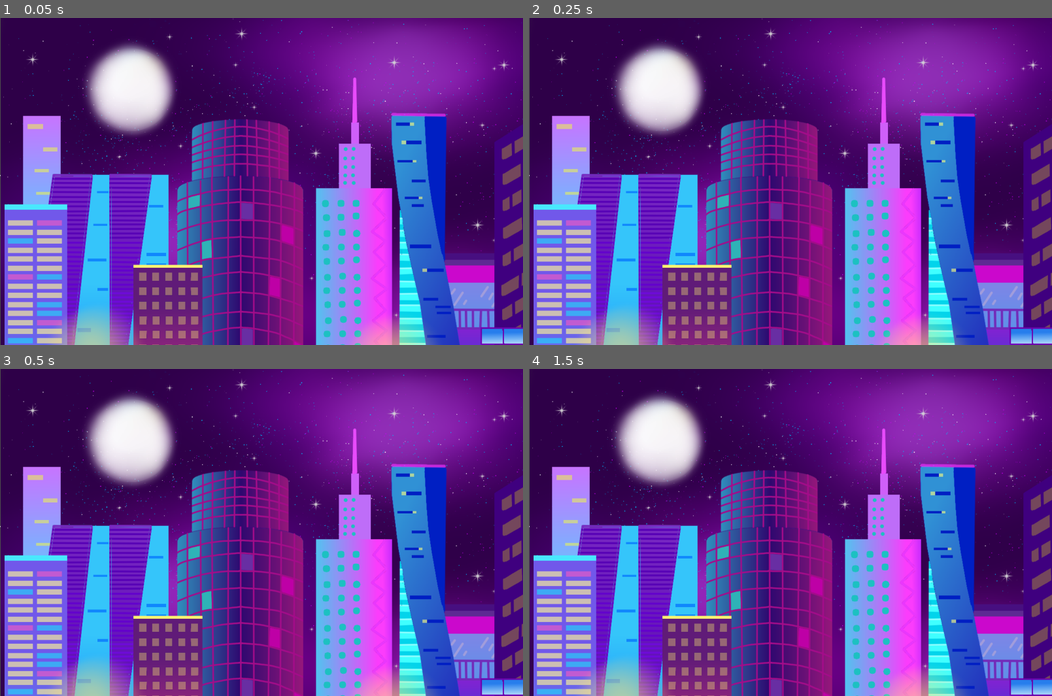
Above: before the commit, frames 1-4 (two rows, left to right).
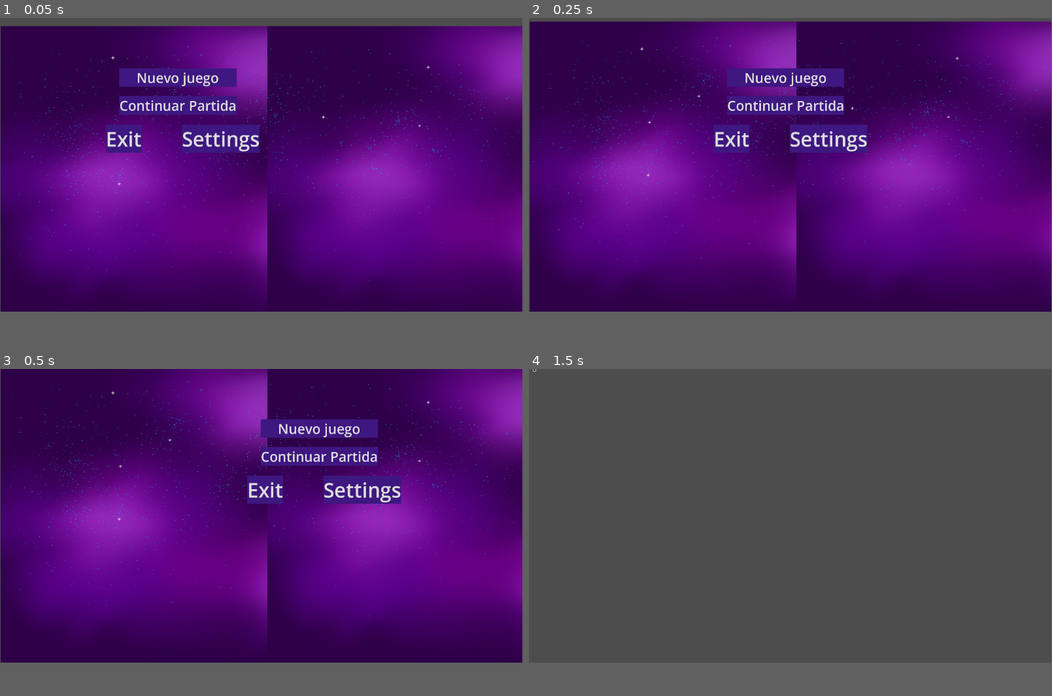
Above: after the commit, the same moments.

Repository: Florencia-Figueroa/Demo_MenuGame
Game: Godot game, scene res://Escenas Juegos/EscenaEscenario/camera_2d.tscn
Same seed, same stepped clock (60 frames per second), same inputs: the game is played once before the commit and once after it.
Inputs (mouse positions are in pixels of both pictures, inside the frame that each line leads up to):
- Up to frame 1 (0.05 s): no input
- Up to frame 2 (0.25 s): no input
- Up to frame 3 (0.5 s): no input
- Up to frame 4 (1.5 s): click (889, 503) at 0.5 s, where only the run after the commit has a clickable "Settings"; click (534, 369) at 1.27 s
In our replay, the window is 800x500 before the commit and 799x449 after it. These sizes can differ from the game's own. Grey fills any space a smaller window leaves; there, only what the larger window draws over its background counts as a difference.

The runs differ from the first frame. In frame 1, 83% of the frame differs, in the area x 0-100%, y 0-100%; in frame 2, 83%; in frame 3, 82%; in frame 4, 99%.

Commit message:
correcciones

Diff:
--- /dev/null
+++ b/demo_menu/Escenas Juegos/EscenaEscenario/camera_2d.gd
@@ -0,0 +1,21 @@
+extends Camera2D
+
+class_name scriptsCamaraParallax
+
+#Para ajustar la velocidad en la que se mueve el mouse
+@export var velocidadMouse: float = 2
+
+func _process(delta):
+
+	#Guardo en una variable la posicion del mouse segun como se encunetre en la ventana
+	var mousePosicionVentana: Vector2 = get_viewport().get_mouse_position()
+
+	#Guardo en una variable las cordenadas el mouse (segun la ventana) a cordenadas segun el juego
+	#ya que es donde se va a mover el mouse (dentro del juego y no por fuera de la ventana)
+	var mousePosicionJuego: Vector2 = get_viewport().get_mouse_position()
+
+	#Para suavizar el movimiento del mouse:
+	var movimientoSuave: Vector2 = mousePosicionJuego
+
+	#Convino la posicion actual del mouse con la deseada para generar ese efecto de suavizado
+	position = position.lerp(movimientoSuave, velocidadMouse * delta)
--- a/demo_menu/Escenas Juegos/EscenaEscenario/camera_2d.tscn
+++ b/demo_menu/Escenas Juegos/EscenaEscenario/camera_2d.tscn
@@ -1,7 +1,8 @@
-[gd_scene load_steps=13 format=3 uid="uid://mromr2gyoifl"]
+[gd_scene load_steps=15 format=3 uid="uid://mromr2gyoifl"]
 
-[ext_resource type="Script" uid="uid://dy74xuhrpkir4" path="res://Escenas Juegos/EscenaEscenario/capa_0.gd" id="1_67uq1"]
+[ext_resource type="Script" uid="uid://bh5pwpsylys12" path="res://Escenas Juegos/EscenaEscenario/camera_2d.gd" id="1_rws1x"]
 [ext_resource type="Texture2D" uid="uid://bsqyuvw064wy6" path="res://Orden de capas/(0) - Fondo_ColorPlano.png" id="1_ye73j"]
+[ext_resource type="PackedScene" uid="uid://d0a32nh5cem7e" path="res://Escenas Juegos/EscenaMenu/menu.tscn" id="2_rws1x"]
 [ext_resource type="Texture2D" uid="uid://dpi5bx23x4qnx" path="res://Orden de capas/(1) - Fondo_Estrellas.png" id="2_wv5v7"]
 [ext_resource type="Texture2D" uid="uid://dylneryxv7jn3" path="res://Orden de capas/(2) - Fondo_Estrellas.png" id="3_7do3u"]
 [ext_resource type="Texture2D" uid="uid://b6u2fpfyiolbx" path="res://Orden de capas/(3) - Fondo_Luna.png" id="4_05l6m"]
@@ -13,128 +14,154 @@
 [ext_resource type="Texture2D" uid="uid://bkgcbhbqrb3gt" path="res://Orden de capas/(9) - PrimerPlano_Vereda.png" id="10_awc5b"]
 [ext_resource type="Texture2D" uid="uid://pq10pq0wf22n" path="res://Orden de capas/(10) - PrimerPlano_Faros.png" id="11_w5mtu"]
 
+[sub_resource type="GDScript" id="GDScript_2hlf4"]
+script/source = "extends ParallaxBackground
+"
+
 [node name="Camera2D" type="Camera2D"]
-position = Vector2(1942, 1080)
+limit_left = 0
+limit_right = 7680
+limit_bottom = 2176
+script = ExtResource("1_rws1x")
 
-[node name="capa 0" type="ParallaxBackground" parent="."]
-script = ExtResource("1_67uq1")
+[node name="Menu" parent="." instance=ExtResource("2_rws1x")]
+offset_left = 504.0
+offset_top = -416.0
+offset_right = 504.0
+offset_bottom = -416.0
 
-[node name="Fondo" type="ParallaxLayer" parent="capa 0"]
-position = Vector2(-570, -331)
+[node name="Capas" type="Node" parent="."]
+
+[node name="capa 0" type="ParallaxBackground" parent="Capas"]
+script = SubResource("GDScript_2hlf4")
+
+[node name="Fondo" type="ParallaxLayer" parent="Capas/capa 0"]
+position = Vector2(-288, -184)
+scale = Vector2(0.505529, 0.505529)
 motion_scale = Vector2(0.1, 0.1)
 motion_mirroring = Vector2(3840, 0)
 
-[node name="fondoPlano" type="Sprite2D" parent="capa 0/Fondo"]
+[node name="fondoPlano" type="Sprite2D" parent="Capas/capa 0/Fondo"]
 position = Vector2(574, 326)
 scale = Vector2(2, 2)
 texture = ExtResource("1_ye73j")
 centered = false
 metadata/_edit_lock_ = true
 
-[node name="ParallaxLayer" type="ParallaxLayer" parent="capa 0"]
+[node name="ParallaxLayer" type="ParallaxLayer" parent="Capas/capa 0"]
 position = Vector2(9, 4)
+scale = Vector2(0.505529, 0.505529)
 motion_scale = Vector2(0.2, 0.2)
-motion_mirroring = Vector2(3840, 0)
+motion_mirroring = Vector2(1.001, 0)
 
-[node name="estrella 1" type="Sprite2D" parent="capa 0/ParallaxLayer"]
+[node name="estrella 1" type="Sprite2D" parent="Capas/capa 0/ParallaxLayer"]
 position = Vector2(10, 7)
 scale = Vector2(2, 2)
 texture = ExtResource("2_wv5v7")
 centered = false
 
-[node name="ParallaxLayer2" type="ParallaxLayer" parent="capa 0"]
+[node name="ParallaxLayer2" type="ParallaxLayer" parent="Capas/capa 0"]
 position = Vector2(9, 4)
+scale = Vector2(0.505529, 0.505529)
 motion_scale = Vector2(0.3, 0.3)
 motion_mirroring = Vector2(3840, 0)
 
-[node name="Sprite2D" type="Sprite2D" parent="capa 0/ParallaxLayer2"]
+[node name="Sprite2D" type="Sprite2D" parent="Capas/capa 0/ParallaxLayer2"]
 position = Vector2(-6, 0)
 scale = Vector2(2, 2)
 texture = ExtResource("3_7do3u")
 centered = false
 
-[node name="ParallaxLayer3" type="ParallaxLayer" parent="capa 0"]
+[node name="ParallaxLayer3" type="ParallaxLayer" parent="Capas/capa 0"]
 position = Vector2(9, 4)
+scale = Vector2(0.505529, 0.505529)
 motion_scale = Vector2(0.4, 0.4)
 motion_mirroring = Vector2(3840, 0)
 
-[node name="Sprite2D" type="Sprite2D" parent="capa 0/ParallaxLayer3"]
+[node name="Sprite2D" type="Sprite2D" parent="Capas/capa 0/ParallaxLayer3"]
 position = Vector2(5, 7)
 scale = Vector2(2, 2)
 texture = ExtResource("4_05l6m")
 centered = false
 
-[node name="ParallaxLayer4" type="ParallaxLayer" parent="capa 0"]
+[node name="ParallaxLayer4" type="ParallaxLayer" parent="Capas/capa 0"]
 position = Vector2(9, 4)
+scale = Vector2(0.505529, 0.505529)
 motion_scale = Vector2(0.5, 0.5)
 motion_mirroring = Vector2(3840, 0)
 
-[node name="Sprite2D" type="Sprite2D" parent="capa 0/ParallaxLayer4"]
+[node name="Sprite2D" type="Sprite2D" parent="Capas/capa 0/ParallaxLayer4"]
 position = Vector2(-8, -9)
 scale = Vector2(2, 2)
 texture = ExtResource("5_27fwu")
 centered = false
 
-[node name="ParallaxLayer5" type="ParallaxLayer" parent="capa 0"]
+[node name="ParallaxLayer5" type="ParallaxLayer" parent="Capas/capa 0"]
 position = Vector2(9, 4)
+scale = Vector2(0.505529, 0.505529)
 motion_scale = Vector2(0.6, 0.6)
 motion_mirroring = Vector2(3840, 0)
 
-[node name="Sprite2D" type="Sprite2D" parent="capa 0/ParallaxLayer5"]
+[node name="Sprite2D" type="Sprite2D" parent="Capas/capa 0/ParallaxLayer5"]
 position = Vector2(0, 11)
 scale = Vector2(2, 2)
 texture = ExtResource("6_hv1e7")
 centered = false
 
-[node name="ParallaxLayer6" type="ParallaxLayer" parent="capa 0"]
+[node name="ParallaxLayer6" type="ParallaxLayer" parent="Capas/capa 0"]
 position = Vector2(9, 4)
+scale = Vector2(0.505529, 0.505529)
 motion_scale = Vector2(0.7, 0.7)
 motion_mirroring = Vector2(3840, 0)
 
-[node name="Sprite2D" type="Sprite2D" parent="capa 0/ParallaxLayer6"]
+[node name="Sprite2D" type="Sprite2D" parent="Capas/capa 0/ParallaxLayer6"]
 position = Vector2(-25, 11)
 scale = Vector2(2, 2)
 texture = ExtResource("7_ojfco")
 centered = false
 
-[node name="ParallaxLayer7" type="ParallaxLayer" parent="capa 0"]
+[node name="ParallaxLayer7" type="ParallaxLayer" parent="Capas/capa 0"]
 position = Vector2(9, 4)
+scale = Vector2(0.505529, 0.505529)
 motion_scale = Vector2(0.8, 0.8)
 motion_mirroring = Vector2(3840, 0)
 
-[node name="Sprite2D" type="Sprite2D" parent="capa 0/ParallaxLayer7"]
+[node name="Sprite2D" type="Sprite2D" parent="Capas/capa 0/ParallaxLayer7"]
 position = Vector2(6, 5)
 scale = Vector2(2, 2)
 texture = ExtResource("8_np8ou")
 centered = false
 
-[node name="ParallaxLayer8" type="ParallaxLayer" parent="capa 0"]
+[node name="ParallaxLayer8" type="ParallaxLayer" parent="Capas/capa 0"]
 position = Vector2(9, 4)
+scale = Vector2(0.505529, 0.505529)
 motion_scale = Vector2(0.9, 0.9)
 motion_mirroring = Vector2(3840, 0)
 
-[node name="Sprite2D" type="Sprite2D" parent="capa 0/ParallaxLayer8"]
+[node name="Sprite2D" type="Sprite2D" parent="Capas/capa 0/ParallaxLayer8"]
 position = Vector2(14, -4)
 scale = Vector2(2, 2)
 texture = ExtResource("9_gtoxh")
 centered = false
 
-[node name="ParallaxLayer9" type="ParallaxLayer" parent="capa 0"]
+[node name="ParallaxLayer9" type="ParallaxLayer" parent="Capas/capa 0"]
 position = Vector2(9, 4)
+scale = Vector2(0.505529, 0.505529)
 motion_mirroring = Vector2(3840, 0)
 
-[node name="Sprite2D" type="Sprite2D" parent="capa 0/ParallaxLayer9"]
+[node name="Sprite2D" type="Sprite2D" parent="Capas/capa 0/ParallaxLayer9"]
 position = Vector2(-11, 9)
 scale = Vector2(2, 2)
 texture = ExtResource("10_awc5b")
 centered = false
 
-[node name="ParallaxLayer10" type="ParallaxLayer" parent="capa 0"]
+[node name="ParallaxLayer10" type="ParallaxLayer" parent="Capas/capa 0"]
 position = Vector2(9, 4)
+scale = Vector2(0.505529, 0.505529)
 motion_scale = Vector2(1.1, 1.1)
 motion_mirroring = Vector2(3840, 0)
 
-[node name="Sprite2D" type="Sprite2D" parent="capa 0/ParallaxLayer10"]
+[node name="Sprite2D" type="Sprite2D" parent="Capas/capa 0/ParallaxLayer10"]
 position = Vector2(-5, 0)
 scale = Vector2(2, 2)
 texture = ExtResource("11_w5mtu")
--- a/demo_menu/Escenas Juegos/EscenaEscenario/capa_0.gd
+++ /dev/null
@@ -1,24 +0,0 @@
-extends ParallaxBackground
-
-@export var max_offset_x: float = 200.0
-@export var max_offset_y: float = 100.0
-@export var smooth_speed: float = 5.0
-
-var target_offset: Vector2 = Vector2.ZERO
-var current_offset: Vector2 = Vector2.ZERO
-
-func _ready():
-	Input.set_mouse_mode(Input.MOUSE_MODE_CAPTURED)
-
-func _input(event):
-	if event is InputEventMouseMotion:
-		var mouse_pos = get_viewport().get_mouse_position()
-		var viewport_size = get_viewport().get_visible_rect().size
-		var normalized_x = (mouse_pos.x / viewport_size.x) * 2.0 - 1.0
-		var normalized_y = (mouse_pos.y / viewport_size.y) * 2.0 - 1.0
-		target_offset.x = normalized_x * max_offset_x
-		target_offset.y = normalized_y * max_offset_y
-
-func _process(delta):
-	current_offset = current_offset.lerp(target_offset, delta * smooth_speed)
-	scroll_offset = current_offset
--- a/demo_menu/ScripsMenu/ScriptMenu.gd
+++ b/demo_menu/Escenas Juegos/EscenaMenu/menu.gd
@@ -1,6 +1,4 @@
 extends Control
-
-
 #Funcion boton nuevo juego:
 func _on_bnuevo_juego_pressed() -> void:
 	get_tree().change_scene_to_file("res://Escenas Juegos/EscenaNuevoJuego/escena_nuevo_juego.tscn")
--- a/demo_menu/Escenas Juegos/EscenaMenu/menu.tscn
+++ b/demo_menu/Escenas Juegos/EscenaMenu/menu.tscn
@@ -1,17 +1,17 @@
 [gd_scene load_steps=6 format=3 uid="uid://d0a32nh5cem7e"]
 
-[ext_resource type="Script" uid="uid://dexovbgomwb8l" path="res://ScripsMenu/ScriptMenu.gd" id="1_ptfah"]
+[ext_resource type="Script" uid="uid://dercfb14sxo" path="res://Escenas Juegos/EscenaMenu/menu.gd" id="1_fwmgo"]
+
+[sub_resource type="StyleBoxFlat" id="StyleBoxFlat_ouk20"]
+bg_color = Color(0.243137, 0.0901961, 0.501961, 1)
+
+[sub_resource type="StyleBoxFlat" id="StyleBoxFlat_mae5d"]
+bg_color = Color(0.243137, 0.0901961, 0.501961, 1)
 
 [sub_resource type="StyleBoxFlat" id="StyleBoxFlat_vsb4k"]
 bg_color = Color(0.242852, 0.0911862, 0.502377, 1)
 
 [sub_resource type="StyleBoxFlat" id="StyleBoxFlat_lti8b"]
-bg_color = Color(0.243137, 0.0901961, 0.501961, 1)
-
-[sub_resource type="StyleBoxFlat" id="StyleBoxFlat_ouk20"]
-bg_color = Color(0.243137, 0.0901961, 0.501961, 1)
-
-[sub_resource type="StyleBoxFlat" id="StyleBoxFlat_mae5d"]
 bg_color = Color(0.243137, 0.0901961, 0.501961, 1)
 
 [node name="Menu" type="Control"]
@@ -24,19 +24,35 @@
 grow_horizontal = 2
 grow_vertical = 2
 size_flags_horizontal = 4
-script = ExtResource("1_ptfah")
+script = ExtResource("1_fwmgo")
+
+[node name="HBoxContainer" type="HBoxContainer" parent="."]
+layout_mode = 0
+offset_left = -208.0
+offset_top = 269.0
+offset_right = 174.0
+offset_bottom = 338.0
+scale = Vector2(1.48, 1.48)
+theme_override_constants/separation = 100
+
+[node name="B-exit" type="Button" parent="HBoxContainer"]
+layout_mode = 2
+theme_override_font_sizes/font_size = 50
+theme_override_styles/normal = SubResource("StyleBoxFlat_ouk20")
+text = "Exit"
+
+[node name="B-settings" type="Button" parent="HBoxContainer"]
+layout_mode = 2
+theme_override_font_sizes/font_size = 50
+theme_override_styles/normal = SubResource("StyleBoxFlat_mae5d")
+text = "Settings"
 
 [node name="Contenedor botones" type="VBoxContainer" parent="."]
-layout_mode = 1
-anchors_preset = 8
-anchor_left = 0.5
-anchor_top = 0.5
-anchor_right = 0.5
-anchor_bottom = 0.5
-offset_left = -219.0
-offset_top = -172.0
-offset_right = 219.0
-offset_bottom = 73.0
+layout_mode = 2
+offset_left = -158.0
+offset_top = 61.0
+offset_right = 272.0
+offset_bottom = 232.0
 grow_horizontal = 2
 grow_vertical = 2
 theme_override_constants/separation = 33
@@ -60,31 +76,7 @@
 theme_override_styles/normal = SubResource("StyleBoxFlat_lti8b")
 text = "Continuar Partida"
 
-[node name="B-exit" type="Button" parent="."]
-layout_mode = 2
-offset_left = 64.0
-offset_top = 156.0
-offset_right = 502.0
-offset_bottom = 233.0
-grow_horizontal = 2
-grow_vertical = 0
-theme_override_font_sizes/font_size = 50
-theme_override_styles/normal = SubResource("StyleBoxFlat_ouk20")
-text = "Exit"
-
-[node name="B-settings" type="Button" parent="."]
-layout_mode = 2
-offset_left = -504.0
-offset_top = 156.0
-offset_right = -66.0
-offset_bottom = 233.0
-grow_horizontal = 2
-grow_vertical = 0
-theme_override_font_sizes/font_size = 50
-theme_override_styles/normal = SubResource("StyleBoxFlat_mae5d")
-text = "Settings"
-
+[connection signal="pressed" from="HBoxContainer/B-exit" to="." method="_on_bexit_pressed"]
+[connection signal="pressed" from="HBoxContainer/B-settings" to="." method="_on_bsettings_pressed"]
 [connection signal="pressed" from="Contenedor botones/B-nuevoJuego" to="." method="_on_bnuevo_juego_pressed"]
 [connection signal="pressed" from="Contenedor botones/B-continuarPartida" to="." method="_on_bcontinuar_partida_pressed"]
-[connection signal="pressed" from="B-exit" to="." method="_on_bexit_pressed"]
-[connection signal="pressed" from="B-settings" to="." method="_on_bsettings_pressed"]
--- a/demo_menu/project.godot
+++ b/demo_menu/project.godot
@@ -17,8 +17,8 @@
 
 [display]
 
-window/size/viewport_width=3840
-window/size/viewport_height=2160
+window/size/viewport_width=1920
+window/size/viewport_height=1080
 
 [rendering]
 
Not shown, added: demo_menu/Escenas Juegos/EscenaEscenario/camera_2d.gd.uid
Not shown, removed: demo_menu/Escenas Juegos/EscenaEscenario/capa_0.gd.uid
Not shown, added: demo_menu/Escenas Juegos/EscenaMenu/menu.gd.uid
Not shown, removed: demo_menu/ScripsMenu/ScriptMenu.gd.uid
